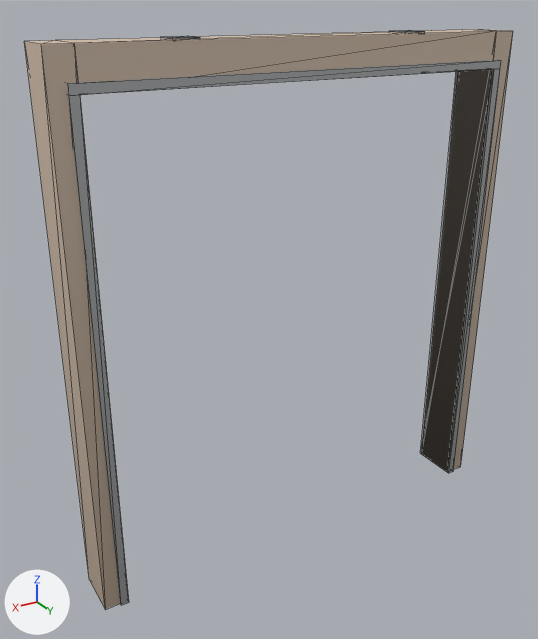
One commit to the glTF model models/kit/openFrame_regocrete.glb: the scene before it, then after it.
The view is the same before and after, from a camera (50 mm lens) standing at (1.64, 2.48, 2.32) and looking at (0.12, -0.05, 1.06). Arrows for +X, +Y and +Z are at lower left; the lights stay in place. The older version comes first. Mesh edges are drawn as thin lines. Vertices at exactly the same position are counted once.

The first picture shows 'openFrame_regocrete'.
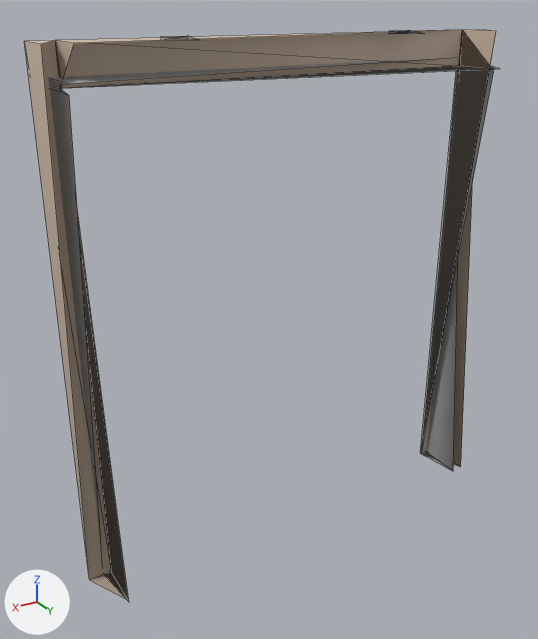
Where the change shows, as pixel boxes (x1, y1, x2, y2) in the pictures (538 x 639 px):
'openFrame_regocrete', reshaped
    before: (24, 29, 513, 610)
    after: (24, 29, 499, 602)
part 1 of me_base, deleted
    before: (41, 29, 513, 610)

The change, as a diff of the scene's bpy script:
```diff
--- a/models/kit/openFrame_regocrete.glb.py
+++ b/models/kit/openFrame_regocrete.glb.py
@@ me_base @@
 # used by ob_openframe_regocrete; location = (0.0, 0.0, 0.0)
-me_base.from_pydata(...)  # 56 vertices, 96 faces; spans x -1.0..1.0, y -0.11..0.11, z 0.0..2.21
+me_base.from_pydata(...)  # 44 vertices, 48 faces; spans x -1.0..1.0, y -0.11..0.11, z 0.0..2.21
+# me_base part 1
+# 12 vertices are removed from x -1.0..1.0, y 0.05..0.11, z 0.0..2.21
+# 48 faces are deleted
 me_base.materials.append(mat_concrete)
```
